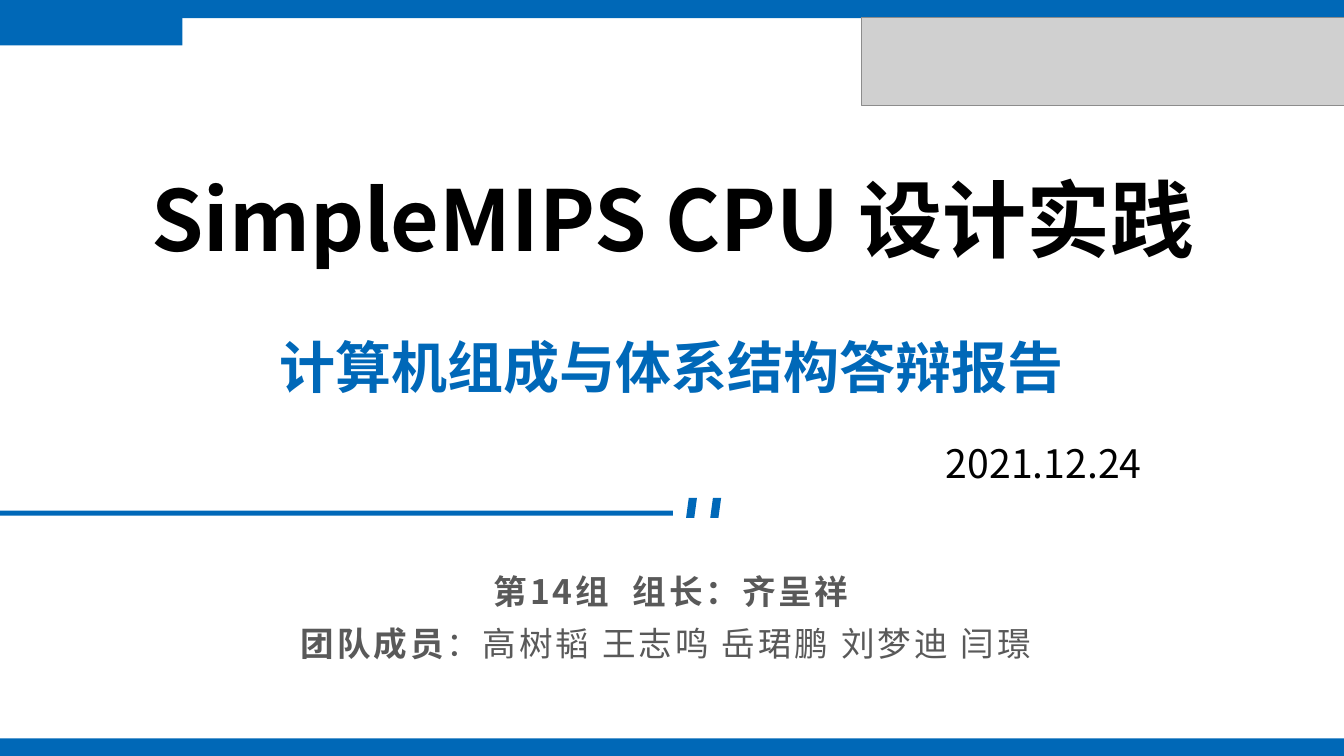
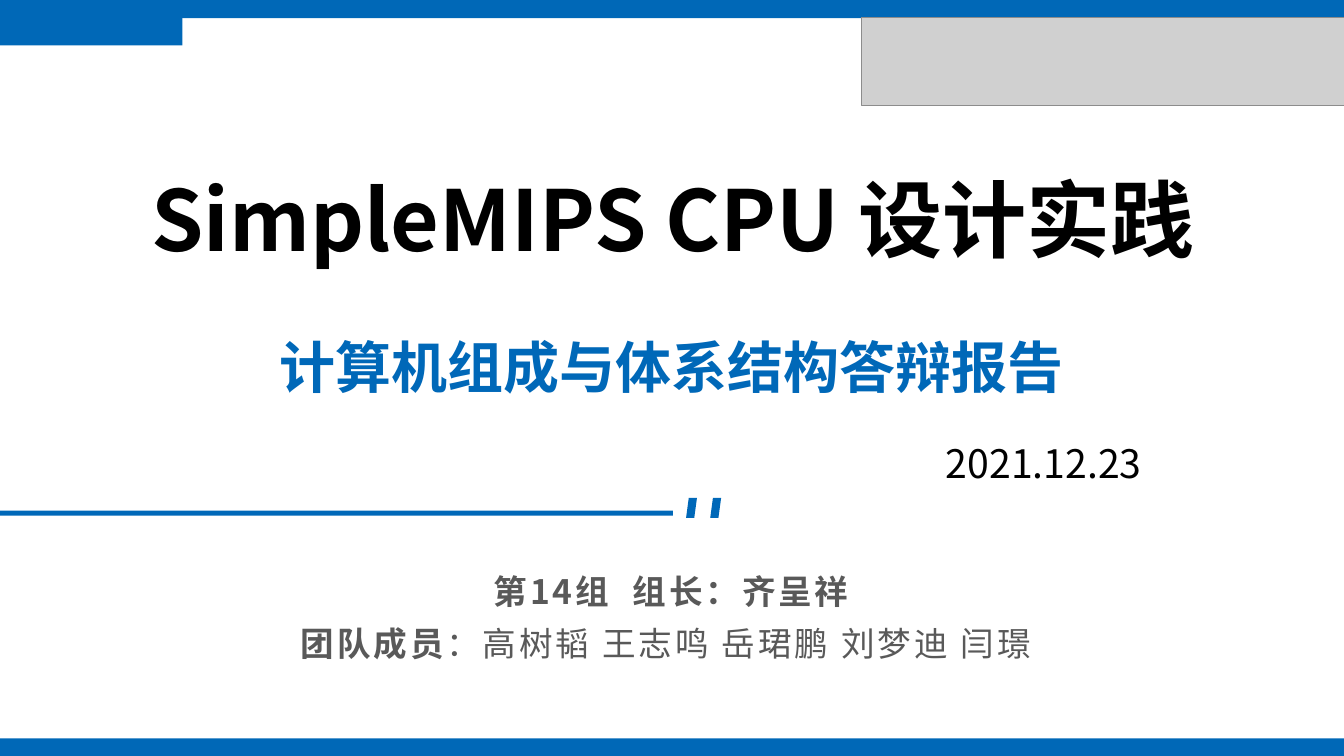
Before and after one commit to KuangjuX-Archived/SimpleMIPS, a slide deck: slide 1 of report/14组-体系结构答辩.pptx. Drawn at 1344x756 pixels with LibreOffice and Linux fonts; fonts in the diff are those of the drawing; grey boxes stand for pictures. Boxes give left, top, right and bottom in pixels: in the first picture for what was removed or moved away, otherwise in the second. Text is boxed around its words. In the diff, an @@ line names an element or a change of style, - is before the commit and + after.

```diff
--- a/report/14组-体系结构答辩.pptx
+++ b/report/14组-体系结构答辩.pptx
@@ text at [946,448,1142,479]: text changed @@
-2021.12.24
+2021.12.23
```
Also in this commit, not shown: 7 other slides changed, 1 slide added, 1 slide removed.
